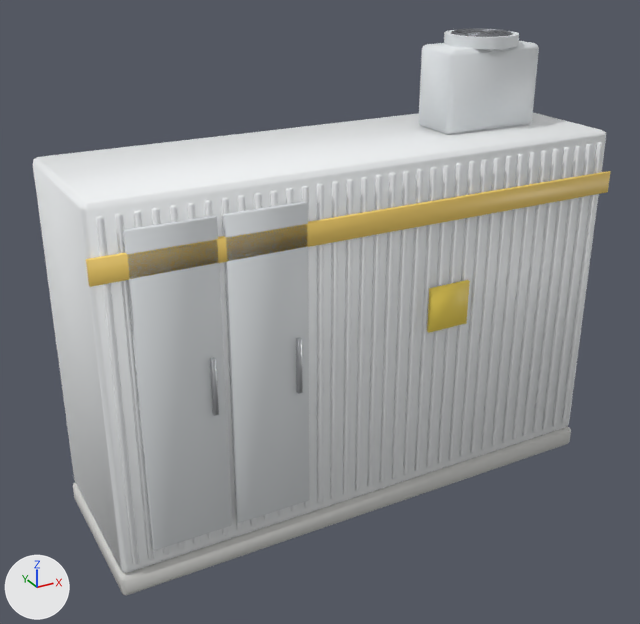
The glTF model game/assets/models/made/battery_container.glb: old version first, new version second.
One viewpoint serves both versions: a 50 mm camera at (-2.29, -3.98, 3.07) aimed at (-0.19, -0.16, 1.16). Arrows for +X, +Y and +Z are at lower left; the lights stay in place. The picture after the commit comes second. Vertices at exactly the same position are counted once.

The first picture shows 'Body'.
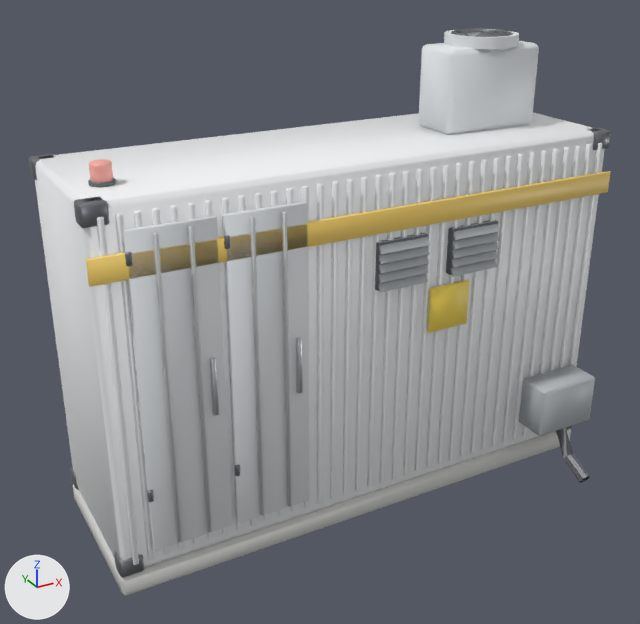
What differs and where, as boxes [x1, y1, x2, y2] in the pictures (640 x 624 px):
'Body', reshaped
    before: [33, 28, 610, 595]
    after: [29, 28, 611, 595]
part 1 of me_cube, added
    after: [590, 128, 611, 150]
part 2 of me_cube, added
    after: [375, 233, 428, 291]
part 3 of me_cube, added
    after: [446, 221, 498, 275]
part 4 of me_cube, added
    after: [29, 154, 595, 578]

What the commit changed:
Material 'paint_dark' (mat_paint_dark) is new.
Its base color is (0.13, 0.145, 0.16) (grey #656a6f).
Its metallic is 0.2.
Its roughness is 0.45.
Material 'paint_grey' (mat_paint_grey) is new.
Its base color is (0.45, 0.48, 0.5) (grey #b3b8bc).
Its metallic is 0.1.
Material 'glow_alert' (mat_glow_alert) is new.
Its base color is (1.0, 0.42, 0.37) (pink #ffada4).
Its roughness is 0.4.
Material 'galvanised' (mat_galvanised) is new.
Its base color is (0.66, 0.68, 0.68) (light grey #d4d7d7).
Its metallic is 0.7.
me_cube is used by ob_body; location (0.0, 0.0, 0.06).
me_cube had 5112 vertices, 9868 faces and spanned x -1.48..1.48, y -0.52..0.48, z -0.06..2.47.
me_cube now has 6872 vertices, 13248 faces and spans x -1.48..1.48, y -0.89..0.48, z -0.06..2.47.
me_cube part 1: the loose piece of 56 vertices spanning x 0.6..1.2, y -0.15..0.15, z 1.96..2.4 is copied, and the copy is scaled about its middle by (0.192, 0.333, 0.213), then moved by (0.51, -0.43, -0.27), in mat_dark_steel (grey #818489); it spans x 1.36..1.47, y -0.48..-0.38, z 1.86..1.96.
me_cube part 2: the loose piece of 56 vertices spanning x -1.48..1.48, y -0.5..-0.49, z 1.62..1.74 is copied, and the copy is scaled about its middle by (0.1, 2.25, 2.13), then moved by (0.1, 0.01, -0.24), in mat_paint_dark (grey #656a6f); it spans x -0.05..0.25, y -0.5..-0.46, z 1.32..1.57.
me_cube part 3: the loose piece of 56 vertices spanning x 0.28..0.52, y -0.51..-0.5, z 1.02..1.27 is copied, and the copy is scaled about its middle by (1.2, 2.25, 1), then moved by (0.15, 0.02, 0.3), in mat_paint_dark (grey #656a6f); it spans x 0.4..0.7, y -0.5..-0.46, z 1.32..1.57.
me_cube part 4: 1536 vertices added at x -1.47..1.47, y -0.89..0.48, z -0.03..2.06.
Other edits to the shape of me_cube do not show in these pictures.
me_cube gains material mat_galvanised (light grey #d4d7d7).
me_cube gains material mat_paint_grey (grey #b3b8bc).
me_cube gains material mat_glow_alert (pink #ffada4).
me_cube gains material mat_paint_dark (grey #656a6f).
